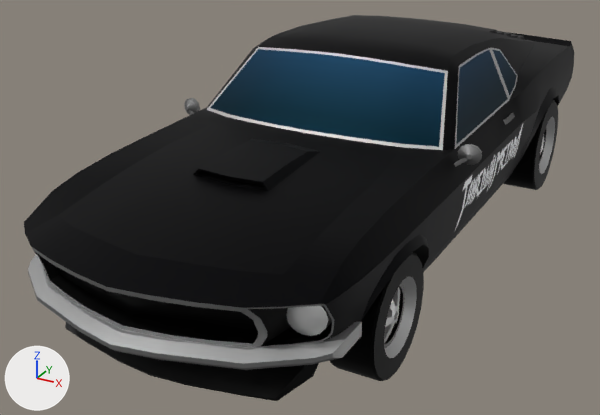
Two versions of the FBX model misha vrtl project/Assets/PROMETEO - Car Controller/Meshes/Prometheus2.fbx, one commit apart.
Before and after are seen from a 50 mm lens placed at (2.4, -5.2, 2.7), pointed at (-0.26, -0.36, 0.28). Every picture has the same lights, and +X, +Y and +Z are marked at lower left. Where no turn or scale is listed for an object, it has been applied to the vertices.

In view in the first picture: 'Body', 'FrontLeftWheel', 'RearLeftWheel'.
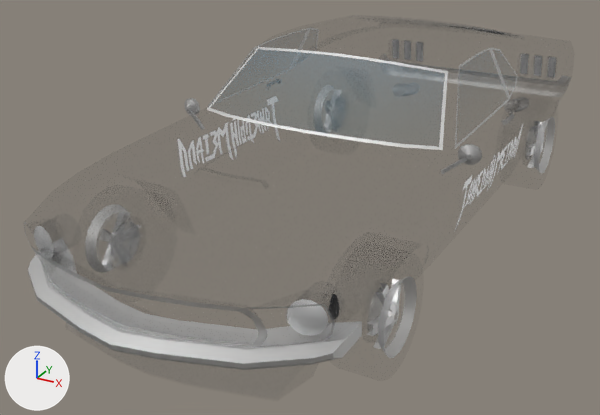
The change, as a list of edits to the scene's bpy script:
```text
Change img_custom_pcc_textureatlas_png:
    img_custom_pcc_textureatlas_png: load_image('Custom_PCC_TextureAtlas.png', '../Textures/Custom_PCC_TextureAtlas.png', 512, 512, 'sRGB') -> load_image('Custom_PCC_TextureAtlas.png', '../Textures/Custom_PCC_TextureAtlas.png', 512, 512, 'Non-Color')
Change mat_textureatlas:
    add n3 = _N.new('ShaderNodeTexImage'); n3.name = 'Image Texture.001'
    add n3.image = img_custom_pcc_textureatlas_png
    where n0 = _N.new('ShaderNodeBsdfPrincipled'); n0.name = 'Principled BSDF'
    add _L.new(n3.outputs[0], n0.inputs[4])  # 'Color' to 'Alpha'
```

Changed parts and their boxes [x1, y1, x2, y2] in the pictures (600 x 415 px):
'Body', surface changed: [24, 15, 574, 401] in both
'FrontLeftWheel', surface changed: [330, 252, 424, 381] in both
'RearLeftWheel', surface changed: [503, 100, 558, 190] in both
'FrontRightWheel', surface changed: [85, 204, 142, 273] in both
'RearRightWheel', surface changed: [313, 85, 345, 133] in both
